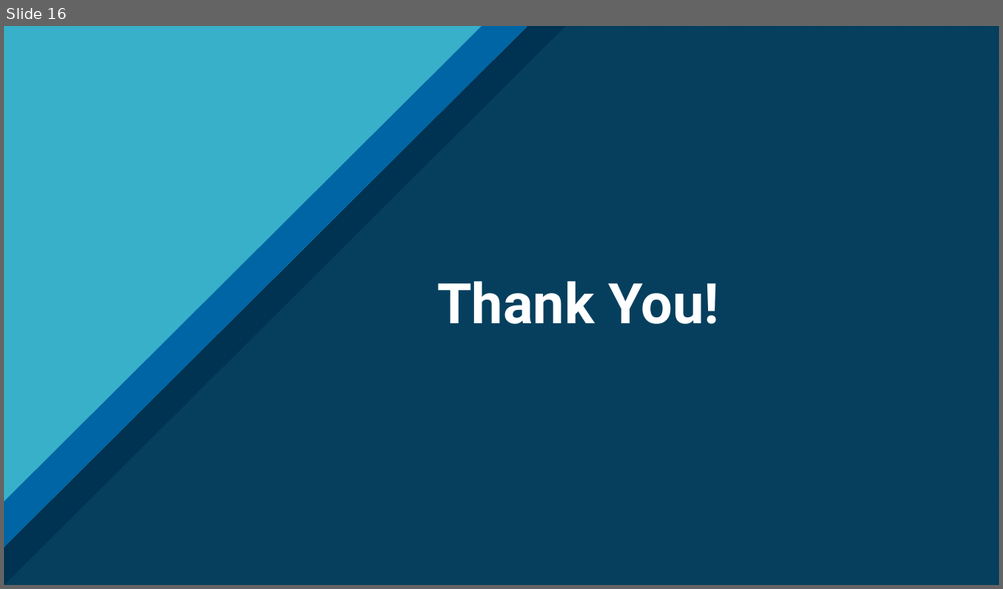
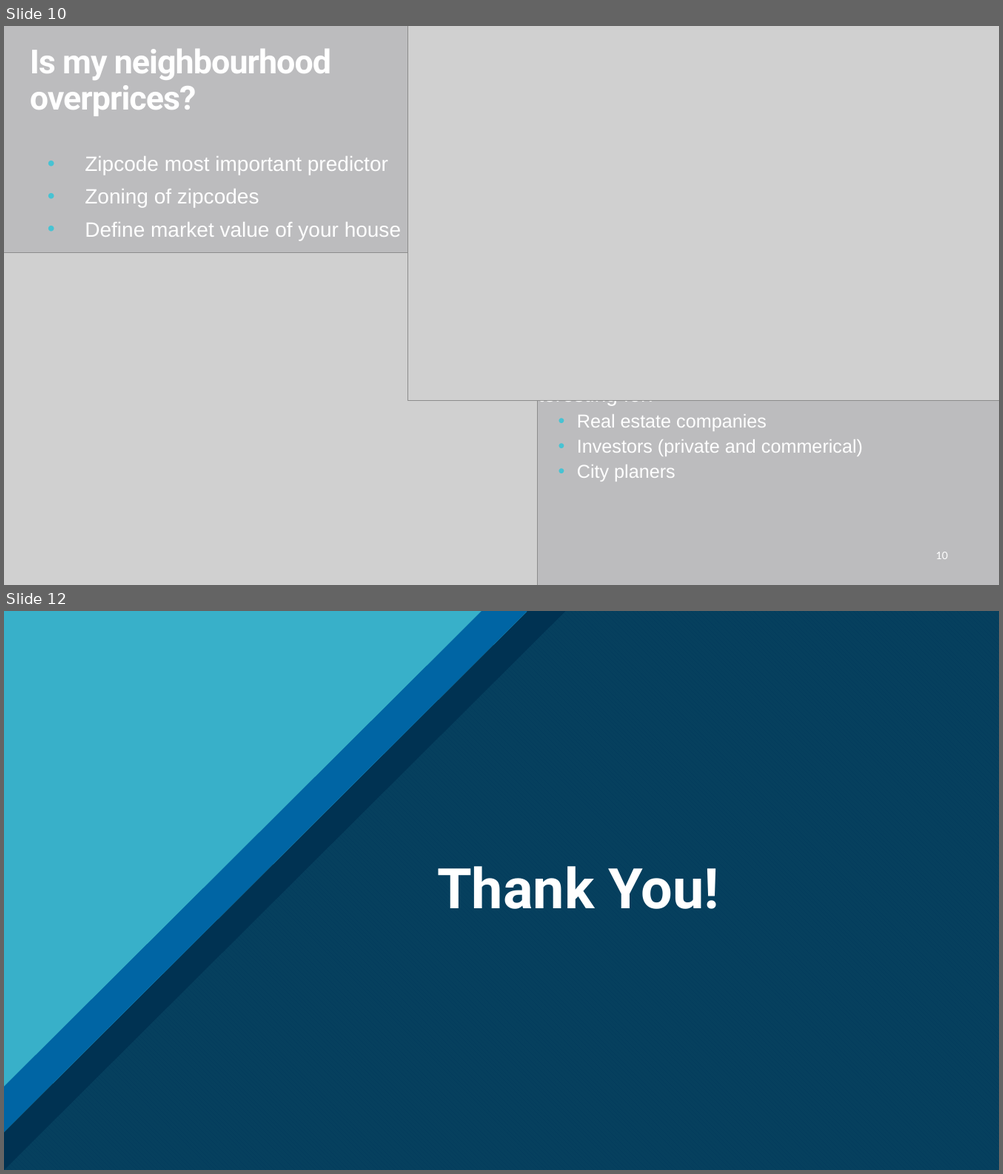
Before and after one commit to CrisQueCris/Houseprices, a slide deck: Final PresentationKC.pptx. Shown one above the other, each under a label of ours: slide 16 before the commit, slides 10 and 12 after it; the slides between them are not shown. The pictures are 1003x589 and 1003x1174 pixels, drawn with LibreOffice and Linux fonts; fonts in the diff are those of the drawing; grey boxes stand for pictures. Boxes give left, top, right and bottom in pixels: in the first picture for what was removed or moved away, otherwise in the second. Text is boxed around its words. In the diff, an @@ line names an element or a change of style, - is before the commit and + after.

```diff
--- a/Final PresentationKC.pptx
+++ b/Final PresentationKC.pptx
@@ slide 10 added at box(4, 26, 999, 585), background #BCBCBE @@
@@ picture added at box(407, 26, 999, 400) @@
@@ title added at box(30, 49, 331, 116), 32 pt, text #FFFFFF, bold @@
+Is my neighbourhood overprices?
@@ text added at box(85, 156, 401, 241), 20 pt, text #FFFFFF @@
+• Zipcode most important predictor
+• Zoning of zipcodes
+• Define market value of your house
@@ picture added at box(4, 253, 537, 585) @@
@@ text added at box(521, 400, 862, 482), 18 pt, text #FFFFFF @@
+Interesting for:
+  • Real estate companies
+  • Investors (private and commerical)
+  • City planers
@@ page number added at box(936, 552, 948, 560), 10 pt, text #FFFFFF @@
+10
@@ what was slide 16 is now slide 12 @@
```
Also in this commit, not shown: 1 slide changed, 4 other slides added, 7 slides removed, 19 other files.
